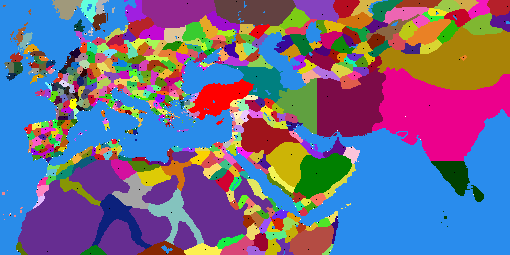
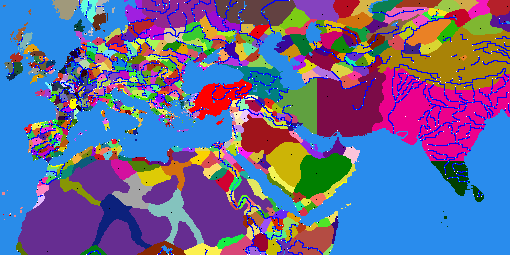
Layer changes from the first (510, 255) image to the second:
showed "map_features_transparent" over (3, 0, 510, 255)
painted on "map_regions" over (178, 103, 189, 118)
